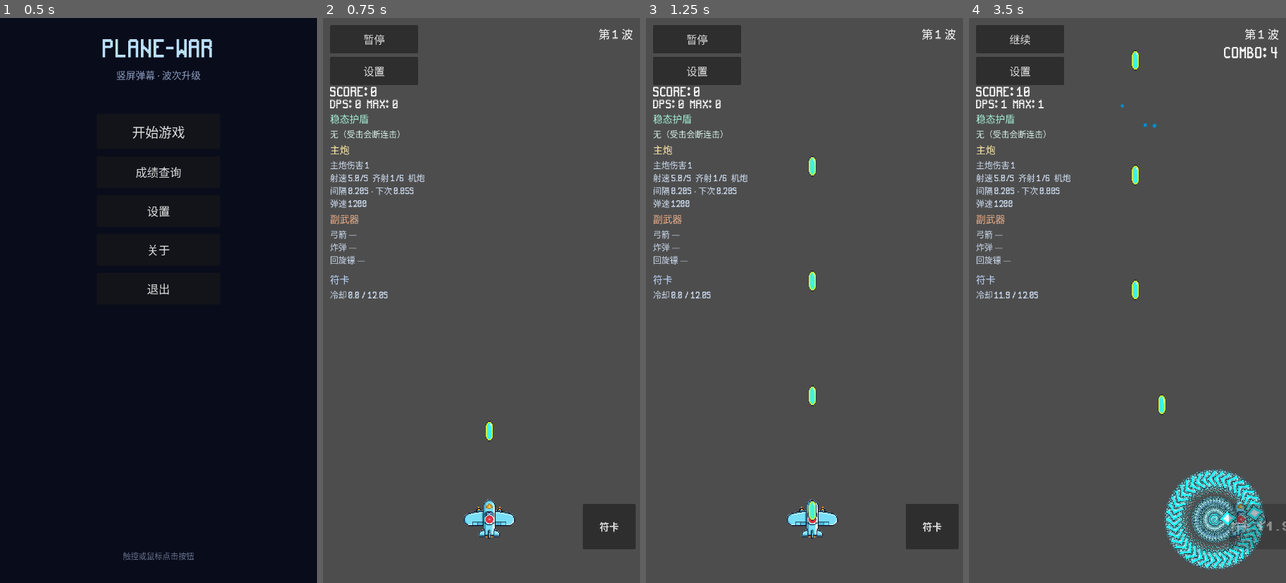
Above: before the commit, frames 1-4 (left to right).
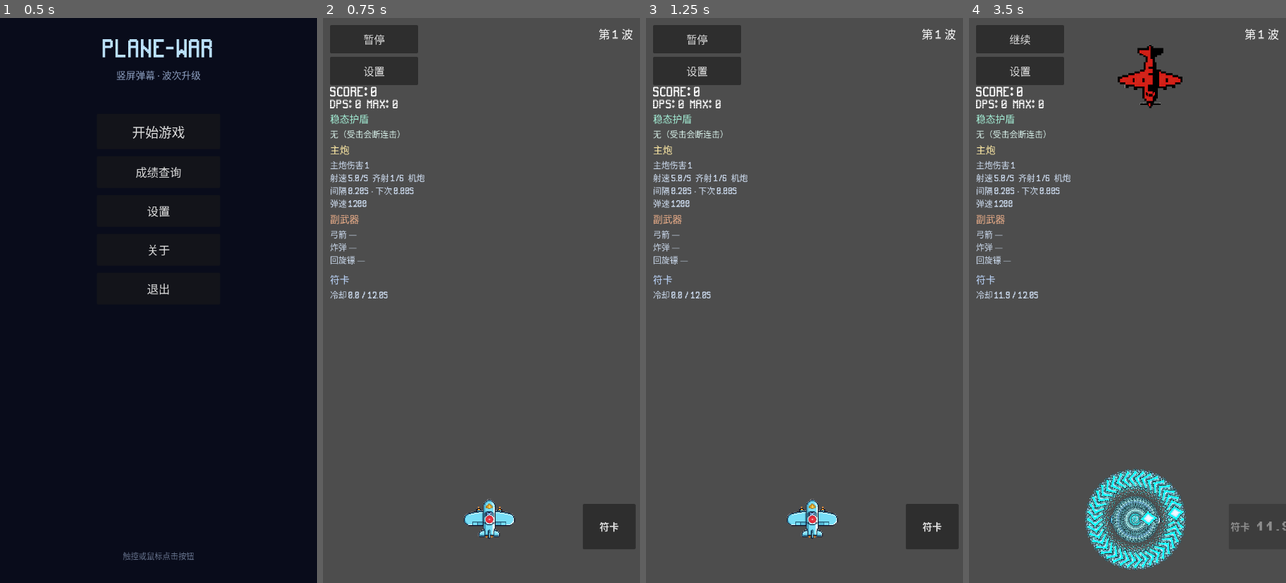
Above: after the commit, the same moments.

Repository: qingzhixing/plane-war
Game: Godot game, scene res://scenes/MainMenu.tscn
Same seed, same stepped clock (60 frames per second), same inputs: the game is played once before the commit and once after it. Sound files missing from this copy of the repository are replaced by a short silence.
Inputs (mouse positions are in pixels of both pictures, inside the frame that each line leads up to):
- Up to frame 1 (0.5 s): no input
- Up to frame 2 (0.75 s): click "开始游戏" at 0.5 s
- Up to frame 3 (1.25 s): no input
- Up to frame 4 (3.5 s): click "暂停" at 1.25 s; click "继续" at 2 s; tap Enter at 2.75 s; move the mouse to (1197, 272) at 2.77 s; hold D from 2.78 s (still down); tap P at 2.85 s; click (1197, 272) at 2.92 s; tap Space at 3.02 s

Frame 1 is identical in both runs. In frame 2, less than 0.1% of the frame differs, in the area x 26-54%, y 30-75%; in frame 3, 0.3%; in frame 4, 8.6%, in the area x 10-98%, y 4-98%.
Error after the commit: Parse Error: Expected statement, found "Indent" instead. (res://scripts/player.gd:273)

Commit message:
🎮 ADD: 速射始终缩间隔 溢出攻速%转攻击力
Made-with: Cursor

Diff:
--- a/scripts/debug_upgrade_picker.gd
+++ b/scripts/debug_upgrade_picker.gd
@@ -5,7 +5,7 @@
 
 # 与 UpgradeUI + Main.apply_upgrade 对齐；含仅 Main 处理的词条
 const _ALL: Array[Dictionary] = [
-	{"id": "fire_rate", "name": "速射机炮", "desc": "射速 +15%；满攻速后 +2 伤"},
+	{"id": "fire_rate", "name": "速射机炮", "desc": "间隔×0.85；溢出攻速%转伤"},
 	{"id": "damage_percent", "name": "高爆弹头", "desc": "主武器伤害 +20%"},
 	{"id": "multi_shot", "name": "双联机炮", "desc": "主武器弹数 +1"},
 	{"id": "bullet_speed", "name": "高初速弹体", "desc": "主武器弹速 +12%"},
--- a/scripts/hud.gd
+++ b/scripts/hud.gd
@@ -426,6 +426,10 @@
 		else:
 			dmg_line += "%.1f" % eff_dmg
 		main_lines.append(dmg_line)
+		if _player.has_method("get_rof_overflow_damage_for_hud"):
+			var ov: float = float(_player.get_rof_overflow_damage_for_hud())
+			if ov > 0.05:
+				main_lines.append("[color=#ffcc66]攻速溢出 → +%.1f 攻[/color]" % ov)
 		var line1 := "射速 %.1f/s" % rof
 		if fr_mult > 1.009:
 			line1 += "[color=%s](连击×%.2f)[/color]" % [C_FR, fr_mult]
--- a/scripts/player.gd
+++ b/scripts/player.gd
@@ -55,8 +55,11 @@
 var _has_shield: bool = false
 var _shield_node: Node2D
 const _PlayerShieldScene := preload("res://scenes/vfx/PlayerShield.tscn")
-## 主炮射速上限（发/秒），超过部分转伤害
+## 主炮射速上限（发/秒）；实际射速封顶，超出比例折算为攻击力
 const _MAX_MAIN_ROF: float = 75.0
+## 超出上限部分：(raw_rof - cap) / cap → 每 100% 溢出折合主炮 +X 点（进伤害乘区前）
+const _ROF_OVERFLOW_PCT_TO_DAMAGE: float = 0.12
+var _rof_overflow_damage: float = 0.0
 
 func _ready() -> void:
 	Input.set_mouse_mode(Input.MOUSE_MODE_VISIBLE)
@@ -81,6 +84,7 @@
 	_init_shield()
 	if has_weapon_unlocked("boomerang") and _boomerang_airborne == 0:
 		call_deferred("_spawn_boomerang_volley")
+	_recompute_rof_overflow_damage()
 
 func _unhandled_input(event: InputEvent) -> void:
 	if event is InputEventScreenTouch:
@@ -147,6 +151,15 @@
 	return _combo_fire_rate_mult / maxf(0.02, fire_interval)
 
 
+func _recompute_rof_overflow_damage() -> void:
+	var raw: float = _main_rof()
+	if raw <= _MAX_MAIN_ROF + 0.001:
+		_rof_overflow_damage = 0.0
+		return
+	var excess_ratio: float = (raw - _MAX_MAIN_ROF) / _MAX_MAIN_ROF
+	_rof_overflow_damage = excess_ratio * 100.0 * _ROF_OVERFLOW_PCT_TO_DAMAGE
+
+
 func _effective_shot_interval() -> float:
 	var iv := fire_interval / maxf(0.1, _combo_fire_rate_mult)
 	if _main_rof() > _MAX_MAIN_ROF:
@@ -257,8 +270,8 @@
 	var scene := get_tree().current_scene
 	var bullet := scene_res.instantiate()
 	bullet.global_position = global_position + dir * 20.0 + side_offset
-	if "damage" in bullet:
-		var combo_bonus_damage := float(_combo_damage_bonus)
+		if "damage" in bullet:
+		var combo_bonus_damage := float(_combo_damage_bonus) + _rof_overflow_damage
 		bullet.damage = maxf(0.1, (float(bullet_damage) + combo_bonus_damage + damage_bonus) * _damage_multiplier)
 	if "speed" in bullet:
 		bullet.speed = bullet_speed * _combo_bullet_speed_mult * speed_mult
@@ -295,7 +308,7 @@
 
 ## 主炮单发近似伤害（机炮弹，含连击加成点与「高爆弹头」等乘区）
 func get_effective_main_bullet_damage() -> float:
-	return maxf(0.1, (float(bullet_damage) + float(_combo_damage_bonus)) * _damage_multiplier)
+	return maxf(0.1, (float(bullet_damage) + float(_combo_damage_bonus) + _rof_overflow_damage) * _damage_multiplier)
 
 
 func get_bullet_speed() -> float:
@@ -362,6 +375,10 @@
 
 func get_combo_damage_bonus() -> int:
 	return _combo_damage_bonus
+
+
+func get_rof_overflow_damage_for_hud() -> float:
+	return _rof_overflow_damage
 
 
 func set_combo_buff_tier(tier: int) -> void:
@@ -371,6 +388,7 @@
 	_combo_damage_bonus = 0
 
 	if tier <= 0:
+		_recompute_rof_overflow_damage()
 		return
 	if tier == 1:
 		_combo_fire_rate_mult = 1.15
@@ -390,6 +408,7 @@
 		_combo_damage_bonus = 1
 		if extra_tiers > tiers_to_cap:
 			_combo_damage_bonus += extra_tiers - tiers_to_cap
+	_recompute_rof_overflow_damage()
 
 
 func release_pointer() -> void:
@@ -398,11 +417,8 @@
 func apply_upgrade(upgrade_id: String) -> void:
 	match upgrade_id:
 		"fire_rate":
-			var next_iv: float = fire_interval * 0.85
-			if _combo_fire_rate_mult / maxf(0.02, next_iv) <= _MAX_MAIN_ROF + 0.02:
-				fire_interval = next_iv
-			else:
-				bullet_damage += 2
+			fire_interval *= 0.85
+			_recompute_rof_overflow_damage()
 		"damage":
 			bullet_damage += 1
 		"multi_shot":
--- a/scripts/upgrade_ui.gd
+++ b/scripts/upgrade_ui.gd
@@ -4,7 +4,7 @@
 
 const UPGRADES: Array[Dictionary] = [
 	# 主武器：基础子弹
-	{"id": "fire_rate", "name": "速射机炮", "desc": "主武器射速 +15%；已达攻速上限时改为伤害 +2"},
+	{"id": "fire_rate", "name": "速射机炮", "desc": "主武器间隔 -15%；超 75发/s 的攻速按%转攻击力"},
 	{"id": "damage_percent", "name": "高爆弹头", "desc": "主武器伤害 +20%"},
 	{"id": "multi_shot", "name": "双联机炮", "desc": "主武器弹数 +1"},
 	{"id": "bullet_speed", "name": "高初速弹体", "desc": "主武器弹速 +12%"},
